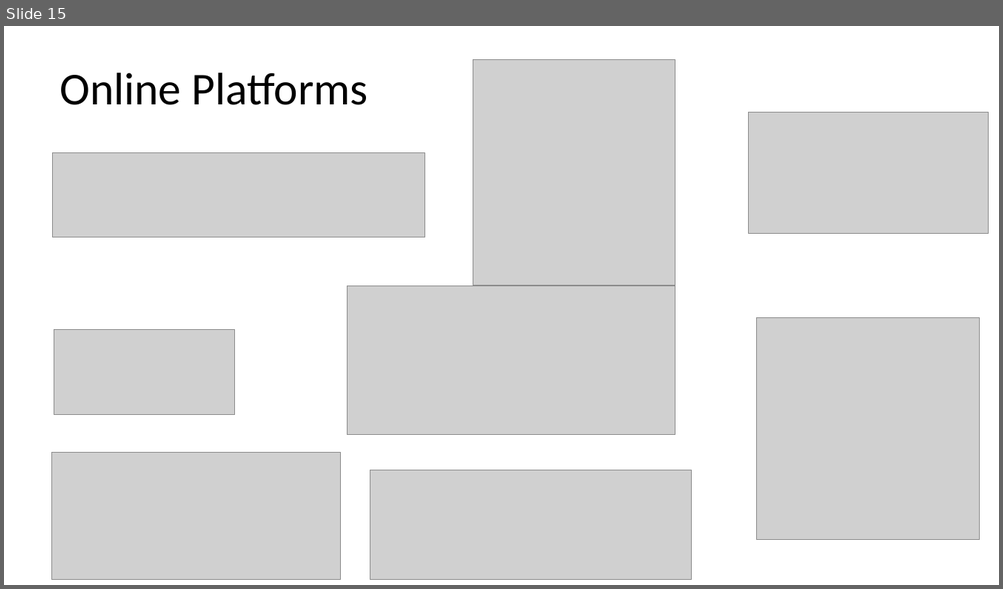
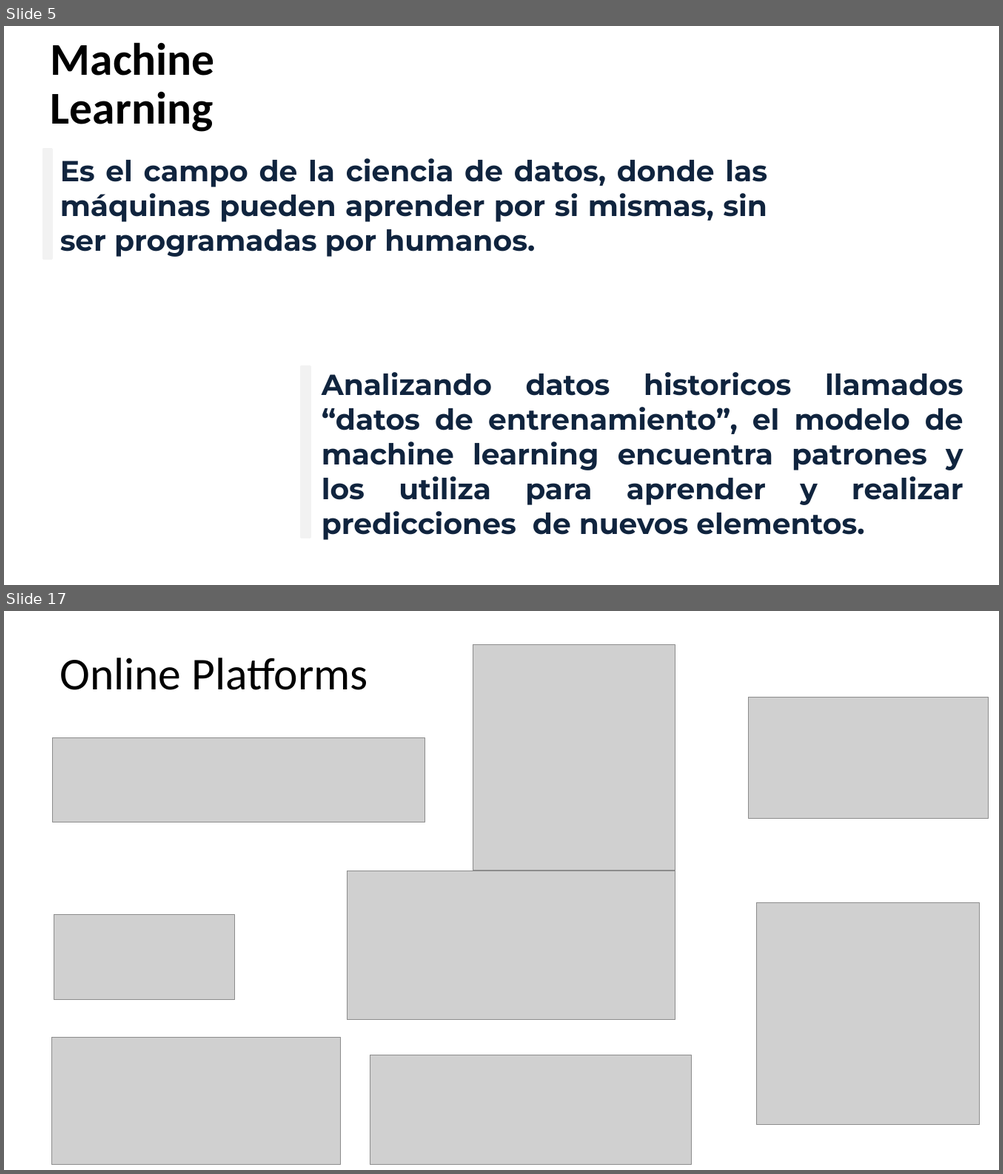
Before and after one commit to G94/CodeHunters_IntroduccionDS_01, a slide deck: Introducción al Análisis de Datos - 01.pptx. Shown one above the other, each under a label of ours: slide 15 before the commit, slides 5 and 17 after it; the slides between them are not shown. The pictures are 1003x589 and 1003x1174 pixels, drawn with LibreOffice and Linux fonts; fonts in the diff are those of the drawing; grey boxes stand for pictures. Boxes give left, top, right and bottom in pixels: in the first picture for what was removed or moved away, otherwise in the second. Text is boxed around its words. In the diff, an @@ line names an element or a change of style, - is before the commit and + after.

```diff
--- a/Introducción al Análisis de Datos - 01.pptx
+++ b/Introducción al Análisis de Datos - 01.pptx
@@ slide 5 added at (4, 26, 999, 585), background #FFFFFF @@
@@ text added at (51, 42, 215, 132), 44 pt, text #000000, bold @@
+Machine Learning
@@ rectangle added at (43, 149, 53, 259), fill #F2F2F2, outline #F2F2F2 2 pt @@
@@ text added at (60, 158, 767, 257), 28 pt, text #0F243E, bold @@
+Es el campo de la ciencia de datos, donde las máquinas pueden aprender por si mismas, sin ser programadas por humanos.
@@ rectangle added at (301, 367, 310, 538), fill #F2F2F2, outline #F2F2F2 2 pt @@
@@ text added at (321, 372, 963, 540), 28 pt, text #0F243E, bold @@
+Analizando datos historicos llamados “datos de entrenamiento”, el modelo de machine learning encuentra patrones y los utiliza para aprender y realizar predicciones de nuevos elementos.
@@ what was slide 15 is now slide 17 @@
```
Also in this commit, not shown: 10 slides changed, 7 other slides added, 5 slides removed, 1 other file.
